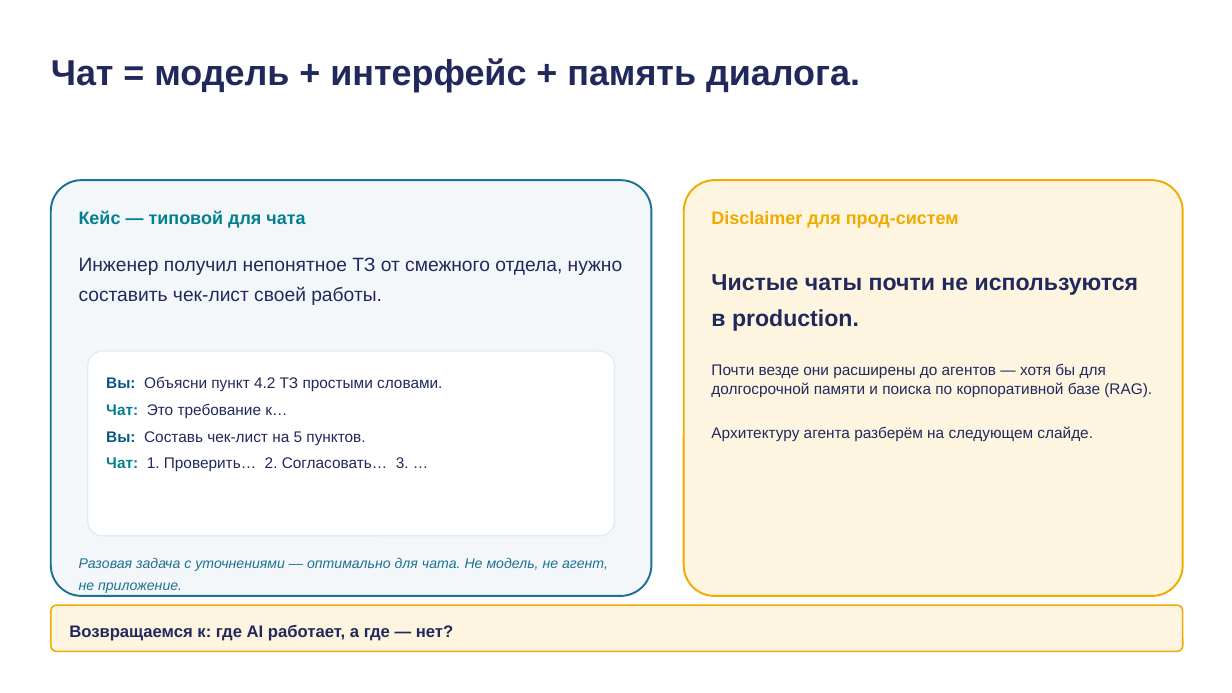
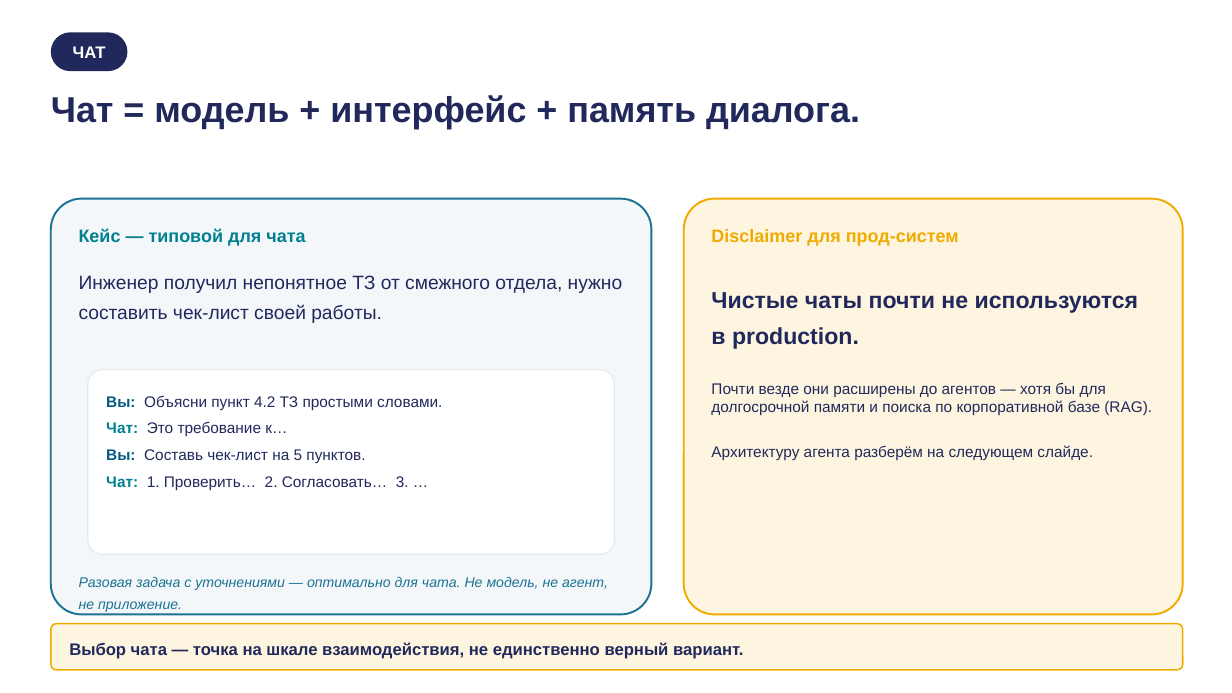
Before and after one commit to tellina-study/AI-usage-lessons, a slide deck: slide 18 of library/lectures/lec-01/rendered/lec-01.pptx. Drawn at 1232x693 pixels with LibreOffice and Linux fonts; fonts in the diff are those of the drawing. Boxes give left, top, right and bottom in pixels: in the first picture for what was removed or moved away, otherwise in the second. Text is boxed around its words. In the diff, an @@ line names an element or a change of style, - is before the commit and + after.

```diff
--- a/library/lectures/lec-01/rendered/lec-01.pptx
+++ b/library/lectures/lec-01/rendered/lec-01.pptx
@@ rounded rectangle added at (51,32,128,71), fill #21295C, 13 pt, text #FFFFFF, bold @@
+ЧАТ
@@ text "Чат = модель + интерфейс ...": place and size @@
-text "Чат = модель + интерфейс ..." at (51,58,860,92)
+text "Чат = модель + интерфейс ..." at (51,95,860,129)
@@ 7 texts, 4 rounded rectangles: place and size @@
-7 texts, 4 rounded rectangles at (51,180,1183,652)
+7 texts, 4 rounded rectangles at (51,199,1183,670)
@@ text removed at (69,625,453,641) @@
-Возвращаемся к: где AI работает, а где — нет?
@@ text added at (69,642,743,659), 13 pt, text #21295C, bold @@
+Выбор чата — точка на шкале взаимодействия, не единственно верный вариант.
```
Also in this commit, not shown: 19 other slides changed, 4 slides added, 3 slides removed, 29 other files.
